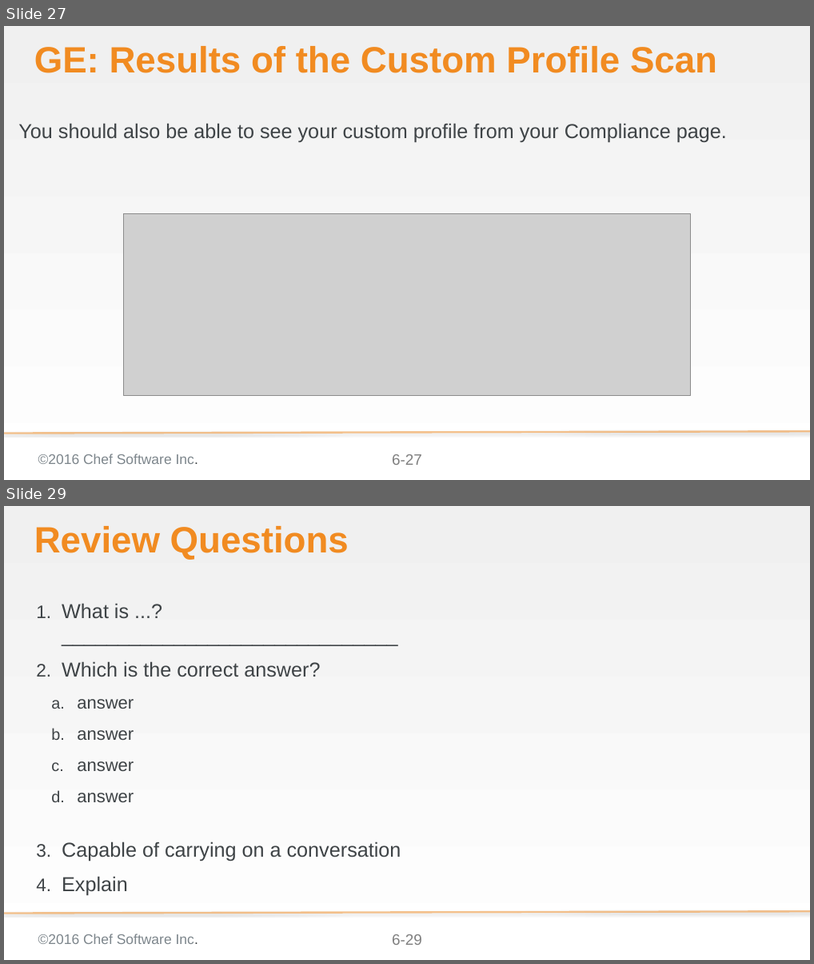
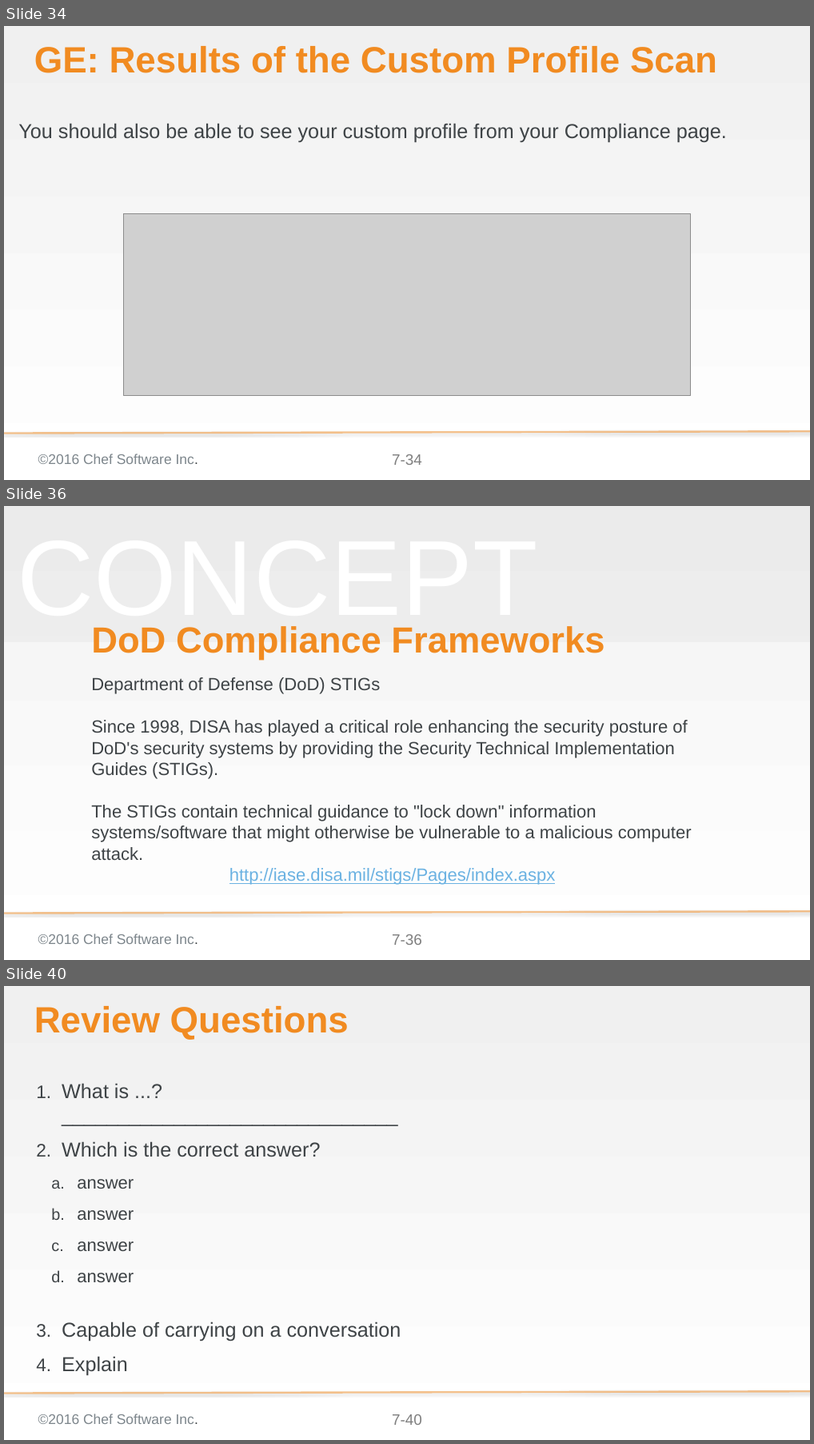
Before and after one commit to bchamby/chef-compliance-installation-configuration-operation, a slide deck: 07-compliance-frameworks-inspec.pptx. Shown one above the other, each under a label of ours: slides 27 and 29 before the commit, slides 34, 36 and 40 after it; the slides between them are not shown. The pictures are 814x964 and 814x1444 pixels, drawn with LibreOffice and Linux fonts; fonts in the diff are those of the drawing; grey boxes stand for pictures; background and template pictures are left out. Boxes give left, top, right and bottom in pixels: in the first picture for what was removed or moved away, otherwise in the second. Text is boxed around its words. In the diff, an @@ line names an element or a change of style, - is before the commit and + after.

```diff
--- a/07-compliance-frameworks-inspec.pptx
+++ b/07-compliance-frameworks-inspec.pptx
@@ slide 36 added at (x1=4, y1=506, x2=810, y2=960), background gradient #F2F2F2 to #FFFFFF; not listed: 3 template elements that a slide beside it also shows @@
@@ rectangle added at (x1=4, y1=506, x2=810, y2=642), fill #D9D9D9 at 25% opacity @@
@@ text added at (x1=17, y1=626, x2=538, y2=634), 169.3 pt, text #F2F2F2 at 50% opacity @@
+CONCEPT
@@ title added at (x1=91, y1=626, x2=605, y2=660), 57.6 pt, text #F18B21, bold @@
+DoD Compliance Frameworks
@@ subtitle added at (x1=91, y1=677, x2=692, y2=884), 28 pt, text #3E4346 @@
+Department of Defense (DoD) STIGs
+Since 1998, DISA has played a critical role enhancing the security posture of DoD's security systems by providing the Security Technical Implementation Guides (STIGs).
+The STIGs contain technical guidance to "lock down" information systems/software that might otherwise be vulnerable to a malicious computer attack.
+http://iase.disa.mil/stigs/Pages/index.aspx
@@ what was slide 27 is now slide 34 @@
@@ page number at (x1=392, y1=454, x2=422, y2=464): text changed @@
-6-27
+7-34
@@ what was slide 29 is now slide 40 @@
@@ page number at (x1=392, y1=1414, x2=422, y2=1424): text changed @@
-6-29
+7-40
```
Also in this commit, not shown: 8 slides changed, 12 other slides added, 2 slides removed.
